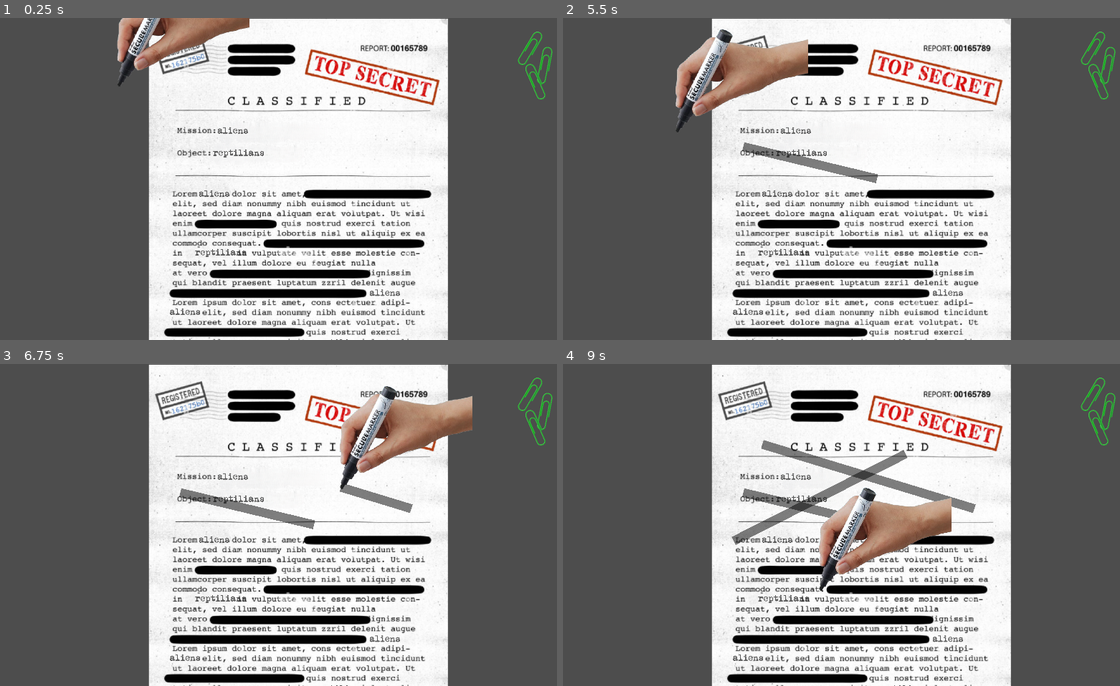
Above: before the commit, frames 1-4 (two rows, left to right).
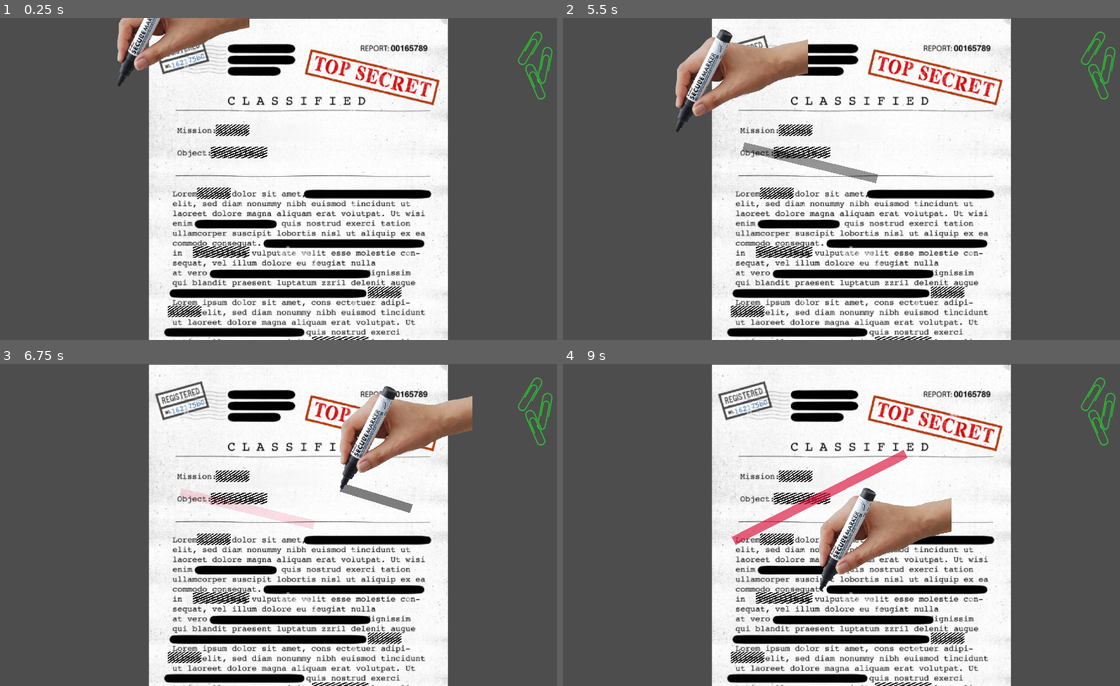
Above: after the commit, the same moments.

Repository: dx0ne/komiksjam2026
Game: Godot game, scene res://game.tscn
Same seed, same stepped clock (60 frames per second), same inputs: the game is played once before the commit and once after it.
Inputs (mouse positions are in pixels of both pictures, inside the frame that each line leads up to):
- Up to frame 1 (0.25 s): no input
- Up to frame 2 (5.5 s): click (568, 24) at 0.52 s; click (568, 24) at 1.27 s; click (568, 24) at 2.02 s; tap Enter at 2.75, 4.25 s; move the mouse to (819, 243) at 2.77 s; click (819, 243) at 2.92 s; tap Space at 3.5, 5 s; drag from (1019, 227) to (819, 243) at 3.52 s; move the mouse to (674, 130) at 4.27 s; click (674, 130) at 4.42 s; drag from (874, 179) to (674, 130) at 5.02 s
- Up to frame 3 (6.75 s): move the mouse to (200, 444) at 5.77 s; click (200, 444) at 5.92 s; drag from (412, 508) to (200, 444) at 6.52 s
- Up to frame 4 (9 s): move the mouse to (735, 541) at 7.27 s; click (735, 541) at 7.42 s; drag from (908, 454) to (735, 541) at 8.02 s; move the mouse to (819, 589) at 8.77 s; click (819, 589) at 8.92 s

The runs differ from the first frame. In frame 1, 1.0% of the frame differs, in the area x 30-73%, y 32-100%; in frame 2, 1.0%; in frame 3, 1.7%; in frame 4, 3.3%, in the area x 30-75%, y 23-100%.
Error after the commit: Out of bounds set index '-1' (on base: 'PackedColorArray') (res://lines.gd:34)

Commit message:
proper redacting detection

Diff:
--- a/potty-secret/lines.gd
+++ b/potty-secret/lines.gd
@@ -1,3 +1,4 @@
+class_name LinePainter
 extends Node2D
 
 var is_drawing_enabled:bool=true;
@@ -5,15 +6,17 @@
 var parent:Paper;
 
 var lines:PackedVector2Array;
+var colors:PackedColorArray;
 
 var mouse_start_pos:Vector2 = Vector2(0,0);
 var is_dragging:bool=false;
 var line_color:Color = Color(Color.BLACK,0.5);
+var bad_line_color:Color = Color(Color.BLACK,0.5);
 var last_mouse_safe_pos:Vector2;
 
 func _on_draw() -> void:
 	if(lines.size() > 1):
-		draw_multiline(lines,line_color,30,false);
+		draw_multiline_colors(lines,colors,30,false);
 	pass # Replace with function body.
 
 func _input(event):
@@ -25,8 +28,10 @@
 			is_dragging=true;
 			lines.append(last_mouse_safe_pos);
 			lines.append(last_mouse_safe_pos);
+			colors.append(bad_line_color);
 		else:
 			is_dragging=false;
+			colors[-1] = Color(Color.CRIMSON, 1.0);
 			queue_redraw();
 	if event is InputEventMouseMotion and is_dragging:
 		if(parent.has_point()):
@@ -36,10 +41,42 @@
 			is_dragging=false;
 		queue_redraw();
 
-
 func _on_ready() -> void:
 	Input.mouse_mode = Input.MOUSE_MODE_HIDDEN;
 	parent = get_parent() as Paper;
 	if parent == null:
 		parent = get_parent().get_parent() as Paper;
 	pass # Replace with function body.
+
+func _on_started_good() -> void:
+	if(colors.size()==0):
+		return;
+	colors[-1] = Color(line_color);
+	pass;
+
+func _on_ended_good() -> void:
+	if(colors.size()==0):
+		return;
+	colors[-1] = Color(Color.BLACK, 1.0);
+	pass
+
+func _on_zjebane()-> void:
+	if(colors.size()==0):
+		return;
+	colors[-1] = Color(Color.CRIMSON, 1.0);
+	pass
+
+var fade_speed: float = 0.7
+
+func _process(delta):
+	var changed = false
+	for i in range(colors.size()):
+		if colors[i] != Color.BLACK and colors[i].a > 0:
+			if (i == colors.size()-1 and is_dragging):
+				continue;
+			else:
+				colors[i].a -= fade_speed * delta;
+				changed = true;
+
+	if changed:
+		queue_redraw() # Tells Godot to call _draw() next frame
--- a/potty-secret/lines.tscn
+++ b/potty-secret/lines.tscn
@@ -5,5 +5,8 @@
 [node name="Node2D" type="Node2D" unique_id=1050759444]
 script = ExtResource("1_nh2wf")
 
+[node name="VisibleOnScreenEnabler2D" type="VisibleOnScreenEnabler2D" parent="." unique_id=747110441]
+rect = Rect2(0, 0, 500, 1000)
+
 [connection signal="draw" from="." to="." method="_on_draw"]
 [connection signal="ready" from="." to="." method="_on_ready"]
--- a/potty-secret/paper.gd
+++ b/potty-secret/paper.gd
@@ -5,12 +5,15 @@
 
 func _on_ready() -> void:
 	for node in %interactables.get_children():
-		if node is TextureButton:
+		if node is RedactedLabel:
 			node.on_redacted_clicked.connect(some_redacted_kliked);
+			node.on_started_good.connect(_on_started_good);
+			node.on_zjebane.connect(_on_zjebane);
 	pass # Replace with function body.
 
 func some_redacted_kliked(idname:String):
-	print(idname+" redacted")
+	print(idname+" redacted");
+	(%lines as LinePainter)._on_ended_good();
 	pass;
 
 func get_height() -> float:
@@ -20,3 +23,11 @@
 	var global_mouse_pos = get_global_mouse_position()
 	var local_point = texture.to_local(global_mouse_pos)
 	return texture.get_rect().has_point(local_point);
+
+func _on_started_good() -> void:
+	(%lines as LinePainter)._on_started_good();
+	pass;
+
+func _on_zjebane() -> void:
+	(%lines as LinePainter)._on_zjebane();
+	pass;
--- a/potty-secret/paper.tscn
+++ b/potty-secret/paper.tscn
@@ -42,7 +42,8 @@
 [node name="Node2D8" parent="Sprite2D/interactables" unique_id=1446763768 instance=ExtResource("3_stmvh")]
 position = Vector2(316.62244, 2047.8062)
 
-[node name="Node2D" parent="Sprite2D" unique_id=1050759444 instance=ExtResource("5_h5hlm")]
+[node name="lines" parent="Sprite2D" unique_id=1050759444 instance=ExtResource("5_h5hlm")]
+unique_name_in_owner = true
 rotation = -0.021050822
 scale = Vector2(1.0763102, 1.0763103)
 
--- a/potty-secret/redact_button.tscn
+++ b/potty-secret/redact_button.tscn
@@ -1,7 +1,7 @@
 [gd_scene format=3 uid="uid://cwdb3ffd4lapr"]
 
-[ext_resource type="Texture2D" uid="uid://d21cppih2i60n" path="res://art/black_mark.png" id="1_3byfv"]
 [ext_resource type="Script" uid="uid://bli1aq5ydkq73" path="res://redacted_button.gd" id="2_w30fr"]
+[ext_resource type="Texture2D" uid="uid://b0mulbh7y2308" path="res://art/diagonal.png" id="3_26elu"]
 [ext_resource type="LabelSettings" uid="uid://xiopkx42p8lf" path="res://new_label_settings.tres" id="3_w30fr"]
 
 [node name="Node2D" type="Node2D" unique_id=1749442742]
@@ -17,17 +17,14 @@
 
 [node name="TextureButton" type="TextureButton" parent="." unique_id=5180902]
 unique_name_in_owner = true
-visible = false
-offset_left = -18.0
-offset_top = -10.0
-offset_right = -18.0
-offset_bottom = -10.0
-texture_pressed = ExtResource("1_3byfv")
-texture_hover = ExtResource("1_3byfv")
-texture_disabled = ExtResource("1_3byfv")
+offset_left = -9.0
+offset_top = -8.0
+offset_right = -9.0
+offset_bottom = -8.0
+texture_normal = ExtResource("3_26elu")
 ignore_texture_size = true
 stretch_mode = 0
 
 [connection signal="ready" from="." to="." method="_on_ready"]
-[connection signal="gui_input" from="Label" to="." method="_on_label_gui_input"]
+[connection signal="gui_input" from="TextureButton" to="." method="_on_label_gui_input"]
 [connection signal="pressed" from="TextureButton" to="TextureButton" method="_on_pressed"]
--- a/potty-secret/redacted_button.gd
+++ b/potty-secret/redacted_button.gd
@@ -1,42 +1,62 @@
+class_name RedactedLabel
 extends Node2D
 
 @export var my_name:String;
 signal on_redacted_clicked(id:String);
+signal on_started_good();
+signal on_zjebane();
+
+@onready var btn:TextureButton = %TextureButton;
 
 var words = ["aliens", "elivis", "bigfoot", "reptilians"]
 var random_word = words.pick_random()
 
 var is_dragging = false
 var start_pos = Vector2.ZERO
-var threshold = 0.2
+var threshold = 0.2;
+var is_redacted:bool=false;
 
 func _on_pressed() -> void:
+	pass
+
+func redacted() -> void:
 	print("kliked "+random_word);
-	self.disabled =true;
-	on_redacted_clicked.emit(my_name);
+	is_redacted=true;
+	on_redacted_clicked.emit(random_word);
 	pass # Replace with function body.
 
 func _on_ready() -> void:
 	%Label.resized.connect(mix_btn_size);
 	random_word = words.pick_random();
 	%Label.text=random_word;
+	mix_btn_size();
 	pass # Replace with function body.
 
 func mix_btn_size() -> void:
-	%TextureButton.custom_minimum_size = %Label.size*1.2;
-	%TextureButton.custom_minimum_size.y*=1.1;
+	btn.custom_minimum_size = %Label.size*1.1;
+	btn.custom_minimum_size.y*=1.1;
 	pass
 
 
 func _on_label_gui_input(event: InputEvent) -> void:
+	if is_redacted:
+		return;
 	if event is InputEventMouseButton:
 		if event.button_index == MOUSE_BUTTON_LEFT:
 			if event.pressed:
 					print(event.position);
-					if(event.position.x < %Label.size.x*threshold):
+					if(event.position.x < btn.size.x*threshold):
 						is_dragging=true;
+						on_started_good.emit();
 			elif is_dragging:
-				if(event.position.x > %Label.size.x*(1.0-threshold)):
+				print("zjebane?");
+				var within_y = event.position.y >= 0 and event.position.y <=btn.size.y
+				if(event.position.x > btn.size.x*(1.0-threshold) and event.position.x < btn.size.x and within_y):
+					print("labelka prawa strona");
 					is_dragging = false;
-					print("redacted "+random_word);
+					redacted();
+				else:
+					is_dragging=false;
+					print("zjebane");
+					on_zjebane.emit();
 	pass # Replace with function body.
Binary file added: potty-secret/art/diagonal.png
Not shown, added: potty-secret/art/diagonal.png.import
